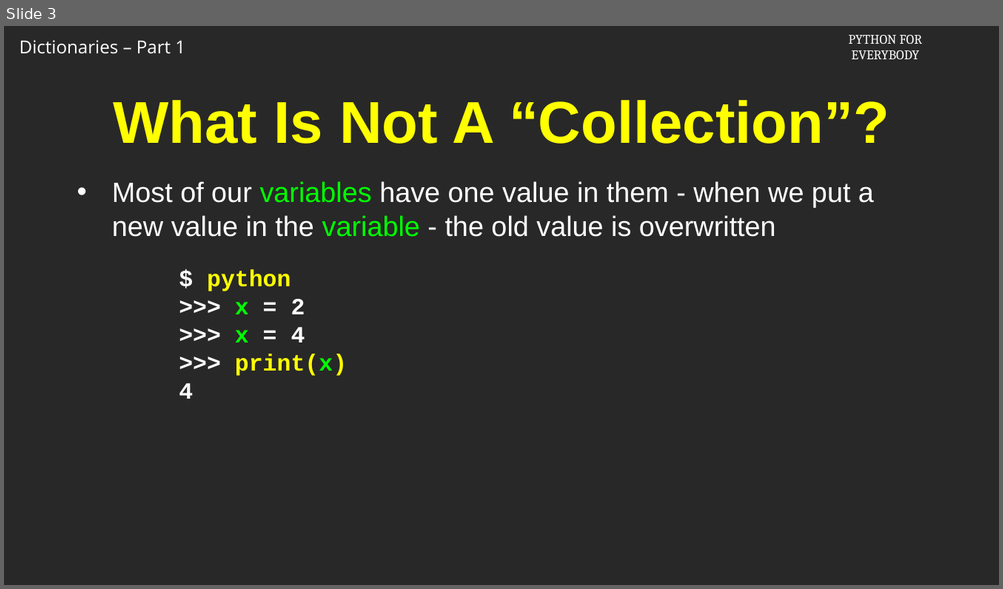
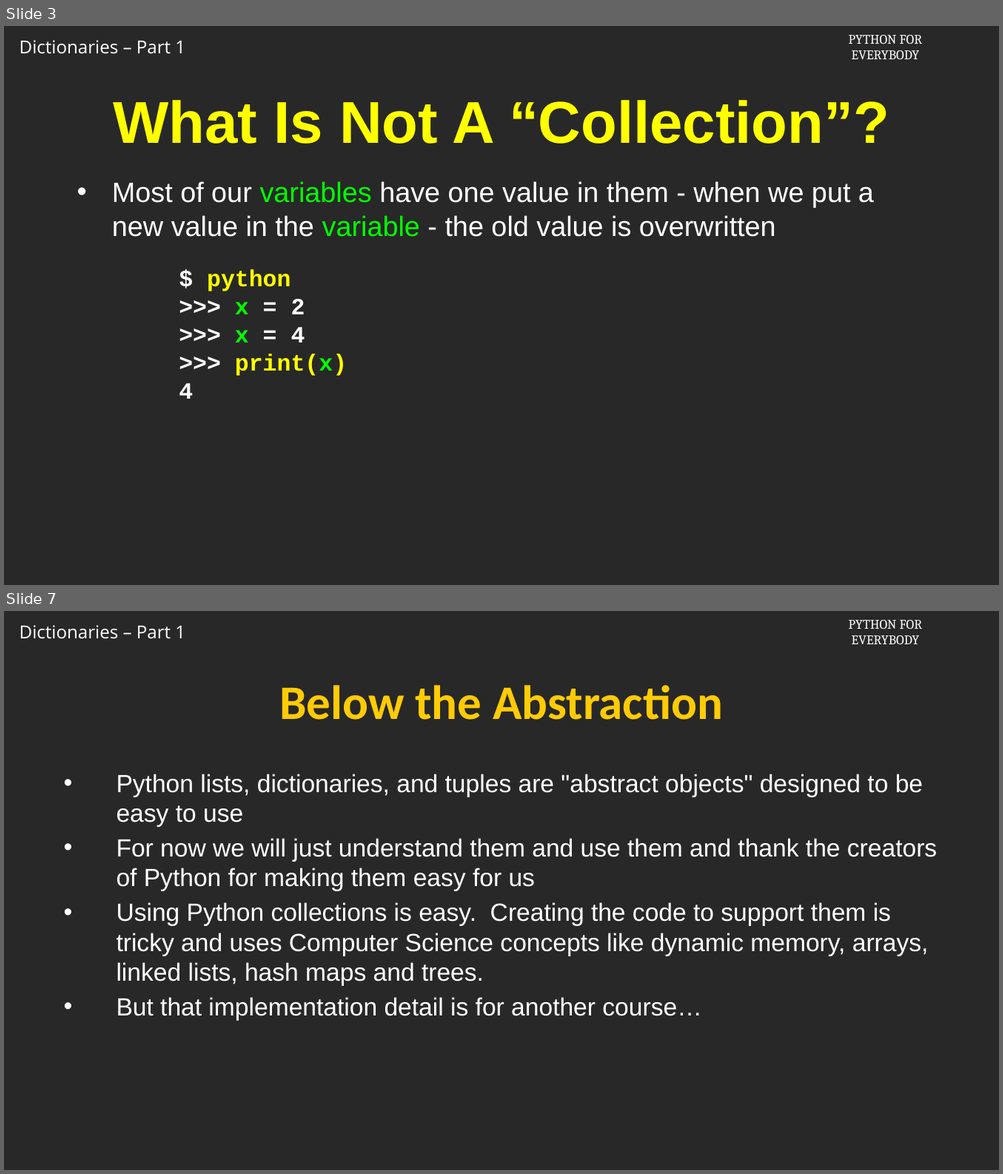
Before and after one commit to csev/py4e, a slide deck: cai/redo-2024/Slides/09-01-python4e.04.113016.pptx. Shown one above the other, each under a label of ours: slide 3 before the commit, slides 3 and 7 after it; the slides between them are not shown. The pictures are 1003x589 and 1003x1174 pixels, drawn with LibreOffice and Linux fonts; fonts in the diff are those of the drawing; background and template pictures are left out. Boxes give left, top, right and bottom in pixels: in the first picture for what was removed or moved away, otherwise in the second. Text is boxed around its words. In the diff, an @@ line names an element or a change of style, - is before the commit and + after.

```diff
--- a/cai/redo-2024/Slides/09-01-python4e.04.113016.pptx
+++ b/cai/redo-2024/Slides/09-01-python4e.04.113016.pptx
@@ slide 7 added at (4,611,999,1170), background picture (left out); not listed: 2 template elements that a slide beside it also shows @@
@@ title added at (279,685,723,720), 62 pt, text #FFCB05, bold @@
+Below the Abstraction
@@ text added at (116,774,936,1021), 32 pt, text #FFFFFF @@
+• Python lists, dictionaries, and tuples are "abstract objects" designed to be easy to use
+• For now we will just understand them and use them and thank the creators of Python for making them easy for us
+• Using Python collections is easy. Creating the code to support them is tricky and uses Computer Science concepts like dynamic memory, arrays, linked lists, hash maps and trees.
+• But that implementation detail is for another course…
```
Also in this commit, not shown: 5 slides changed, 3 other slides added, 2 slides removed, 6 other files.
